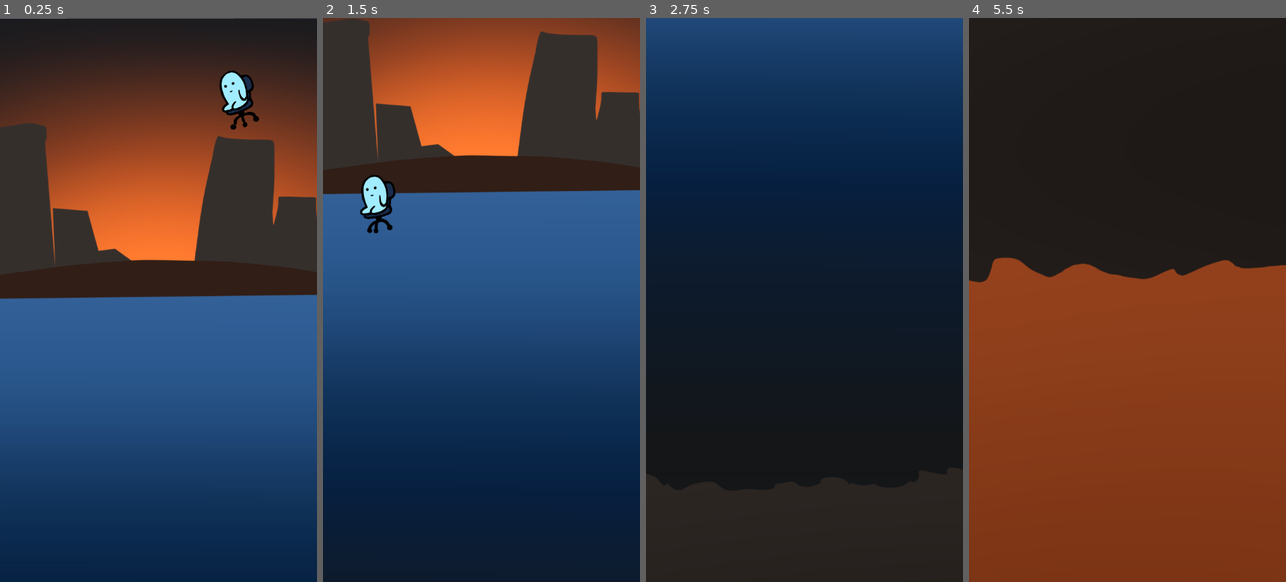
Above: before the commit, frames 1-4 (left to right).
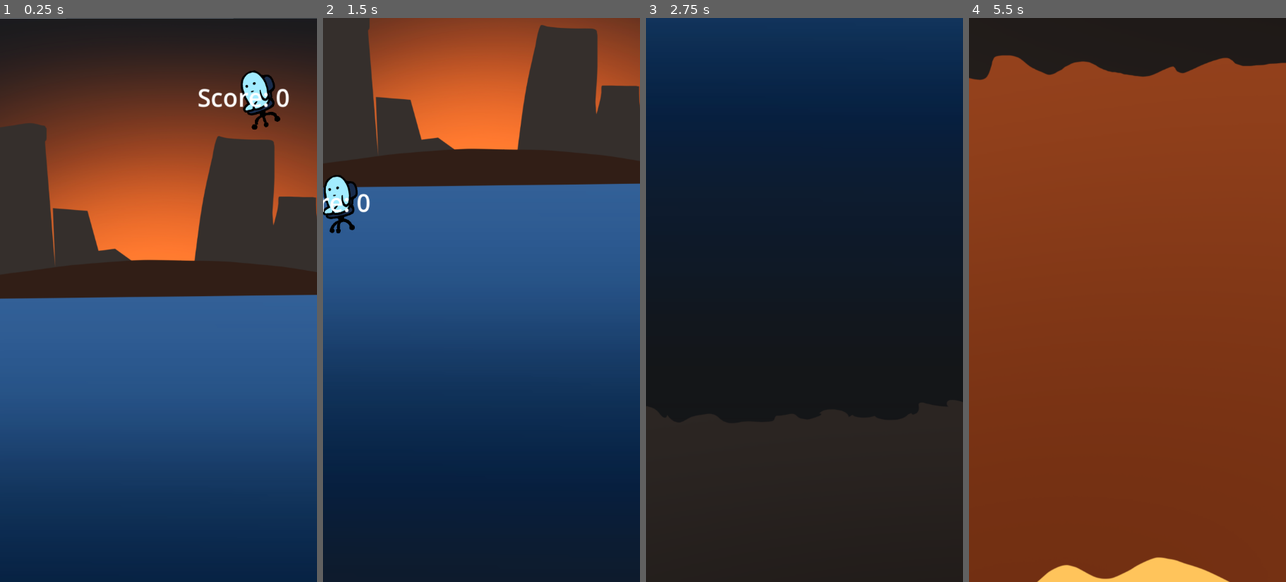
Above: after the commit, the same moments.

Repository: izzqz/to-the-core
Game: Godot game, scene res://main.tscn
The game is run twice, just before and just after one commit, with the same random seed, the same clock (stepped at 60 frames per second) and the same inputs.
Inputs:
- Up to frame 1 (0.25 s): no input
- Up to frame 2 (1.5 s): hold Space (flap) 0.53-1.28 s; tap Space (flap) at 1.35 s
- Up to frame 3 (2.75 s): tap Space (flap) at 1.52, 1.82 s; hold Space (flap) from 2.03 s (still down)
- Up to frame 4 (5.5 s): release Space (flap) at 2.78 s; tap Space (flap) at 2.85, 3.02, 3.32, 4.35, 4.52, 4.82 s; hold Space (flap) 3.53-4.28 s; hold Space (flap) from 5.03 s (still down)

The runs differ from the first frame. In frame 1, 1.5% of the frame differs, in the area x 62-92%, y 9-20%; in frame 2, 3.8%; in frame 3, 6.1%; in frame 4, 37%, in the area x 0-100%, y 6-100%.

Commit message:
Scoreboard blah blah blah bleh bleh bleh bluh bluh bluh

Diff:
--- a/main.tscn
+++ b/main.tscn
@@ -1,7 +1,11 @@
-[gd_scene load_steps=3 format=3 uid="uid://bw8x5ot16f4vr"]
+[gd_scene load_steps=5 format=3 uid="uid://bw8x5ot16f4vr"]
 
 [ext_resource type="Texture2D" uid="uid://dgfyuw5bh5ai7" path="res://assets/background.png" id="1_0xm2m"]
 [ext_resource type="PackedScene" uid="uid://cry565eg4xaqi" path="res://scenes/player.tscn" id="1_ig7tw"]
+[ext_resource type="Script" uid="uid://pg3ccvcckuel" path="res://scripts/obstacle.gd" id="2_h2yge"]
+
+[sub_resource type="RectangleShape2D" id="RectangleShape2D_0xm2m"]
+size = Vector2(392.224, 706.761)
 
 [node name="Game" type="Node2D"]
 metadata/_edit_lock_ = true
@@ -12,6 +16,14 @@
 texture = ExtResource("1_0xm2m")
 offset = Vector2(423, 4178)
 metadata/_edit_lock_ = true
+
+[node name="Area2D" type="Area2D" parent="Background" groups=["obstacle"]]
+script = ExtResource("2_h2yge")
+
+[node name="CollisionShape2D" type="CollisionShape2D" parent="Background/Area2D" groups=["obstacle"]]
+position = Vector2(69.3678, 2105.8)
+rotation = 0.685646
+shape = SubResource("RectangleShape2D_0xm2m")
 
 [node name="Player" parent="." instance=ExtResource("1_ig7tw")]
 position = Vector2(286, 96)
@@ -26,3 +38,5 @@
 limit_right = 648
 limit_smoothed = true
 position_smoothing_speed = 10.0
+
+[connection signal="area_entered" from="Background/Area2D" to="Background/Area2D" method="_on_area_entered"]
--- a/project.godot
+++ b/project.godot
@@ -15,12 +15,20 @@
 config/features=PackedStringArray("4.4", "Mobile")
 config/icon="res://icon.svg"
 
+[autoload]
+
+Global="*res://scripts/global.gd"
+
 [display]
 
 window/size/viewport_width=648
 window/size/viewport_height=1152
 window/stretch/aspect="keep_width"
 window/handheld/orientation=1
+
+[global_group]
+
+obstacle="Game over on it"
 
 [input]
 
--- /dev/null
+++ b/scenes/overlay.tscn
@@ -0,0 +1,44 @@
+[gd_scene load_steps=3 format=3 uid="uid://74dbxxifoh4v"]
+
+[sub_resource type="LabelSettings" id="LabelSettings_14nai"]
+font_size = 50
+
+[sub_resource type="GDScript" id="GDScript_r2eog"]
+script/source = "extends Label
+
+func _ready() -> void:
+	Global.score_changed.connect(_on_score_changed)
+	text = \"Score: %d\" % Global.score
+
+func _on_score_changed(new_score: int) -> void:
+	text = \"Score: %d\" % new_score
+"
+
+[node name="Overlay" type="Control"]
+layout_mode = 3
+anchors_preset = 15
+anchor_right = 1.0
+anchor_bottom = 1.0
+grow_horizontal = 2
+grow_vertical = 2
+
+[node name="Score" type="VBoxContainer" parent="."]
+layout_mode = 1
+anchors_preset = 15
+anchor_right = 1.0
+anchor_bottom = 1.0
+grow_horizontal = 2
+grow_vertical = 2
+
+[node name="MarginContainer" type="MarginContainer" parent="Score"]
+custom_minimum_size = Vector2(0, 100)
+layout_mode = 2
+
+[node name="CenterContainer" type="CenterContainer" parent="Score"]
+layout_mode = 2
+
+[node name="Score" type="Label" parent="Score/CenterContainer"]
+layout_mode = 2
+text = "123M"
+label_settings = SubResource("LabelSettings_14nai")
+script = SubResource("GDScript_r2eog")
--- a/scenes/player.tscn
+++ b/scenes/player.tscn
@@ -1,9 +1,13 @@
-[gd_scene load_steps=7 format=3 uid="uid://cry565eg4xaqi"]
+[gd_scene load_steps=9 format=3 uid="uid://cry565eg4xaqi"]
 
 [ext_resource type="Script" uid="uid://dxtj6i7m7gltf" path="res://scripts/player.gd" id="1_3vyb7"]
 [ext_resource type="Texture2D" uid="uid://cj6siiyy0e0d4" path="res://assets/player/player_frame_1.png" id="2_dqkch"]
 [ext_resource type="Texture2D" uid="uid://cst4vcdk6ll8l" path="res://assets/player/player_frame_2.png" id="3_qlg0r"]
 [ext_resource type="Texture2D" uid="uid://df31u1pdwb2a3" path="res://assets/player/player_frame_3.png" id="4_tuyoq"]
+[ext_resource type="PackedScene" uid="uid://74dbxxifoh4v" path="res://scenes/overlay.tscn" id="5_qlg0r"]
+
+[sub_resource type="CircleShape2D" id="CircleShape2D_dqkch"]
+radius = 27.0
 
 [sub_resource type="SpriteFrames" id="SpriteFrames_fjrip"]
 animations = [{
@@ -22,11 +26,15 @@
 "speed": 15.0
 }]
 
-[sub_resource type="CircleShape2D" id="CircleShape2D_dqkch"]
-radius = 27.0
+[sub_resource type="CircleShape2D" id="CircleShape2D_qlg0r"]
+radius = 28.0
 
 [node name="Player" type="CharacterBody2D"]
 script = ExtResource("1_3vyb7")
+
+[node name="Hitbox" type="CollisionShape2D" parent="."]
+position = Vector2(31, 35)
+shape = SubResource("CircleShape2D_dqkch")
 
 [node name="AnimatedSprite2D" type="AnimatedSprite2D" parent="."]
 position = Vector2(33, 55)
@@ -36,6 +44,12 @@
 frame = 2
 frame_progress = 1.0
 
-[node name="CollisionShape2D" type="CollisionShape2D" parent="."]
-position = Vector2(31, 35)
-shape = SubResource("CircleShape2D_dqkch")
+[node name="ColisionDetector" type="Area2D" parent="."]
+
+[node name="CollisionShape2D" type="CollisionShape2D" parent="ColisionDetector"]
+position = Vector2(32, 33)
+shape = SubResource("CircleShape2D_qlg0r")
+
+[node name="Overlay" parent="." instance=ExtResource("5_qlg0r")]
+
+[connection signal="area_entered" from="ColisionDetector" to="." method="_on_colision_detector_area_entered"]
--- /dev/null
+++ b/scripts/global.gd
@@ -0,0 +1,12 @@
+extends Node
+
+var score := 0
+signal score_changed(new_score: int)
+
+func add_score(amount: int) -> void:
+	score += amount
+	score_changed.emit(score)
+
+func reset_score() -> void:
+	score = 0
+	score_changed.emit(score)
--- /dev/null
+++ b/scripts/obstacle.gd
@@ -0,0 +1,4 @@
+extends Area2D
+
+func _on_area_entered(area: Area2D) -> void:
+	pass # Replace with function body.
--- /dev/null
+++ b/scripts/overlay.gd
@@ -0,0 +1,12 @@
+extends Control
+
+var score := 0
+signal score_changed(new_score: int)
+
+func add_score(amount: int) -> void:
+	score += amount
+	score_changed.emit(score)
+
+func reset_score() -> void:
+	score = 0
+	score_changed.emit(score)
--- a/scripts/player.gd
+++ b/scripts/player.gd
@@ -1,18 +1,20 @@
 extends CharacterBody2D
 
 @export var gravity: float = 400     # Adjust based on desired fall speed
-@export var move_speed: float = 300   # Horizontal movement speed
-@export var MAX_FALL_SPEED: float = 500  # Maximum falling speed
+@export var move_speed: float = 400   # Horizontal movement speed
+@export var MAX_FALL_SPEED: float = 600  # Maximum falling speed
 @export var direction_change_speed: float = 10.0  # How quickly direction changes (higher = faster)
 @export var MAX_CHANGE_SPEED: float = 1800 # Maximum speed after direction change
 @export var MIN_CHANGE_SPEED: float = 500   # Minimum speed right after direction change
 @export var speed_accel_rate: float = 1.5   # How quickly speed increases over time
-@export var time_to_max_speed: float = 1.0  # Time in seconds to reach max speed
+@export var time_to_max_speed: float = 0.5  # Time in seconds to reach max speed
 
 var target_direction: int = 1        # Target direction (1 for right, -1 for left)
 var current_direction: float = 1.0   # Current interpolated direction
 var current_speed: float = move_speed  # Current movement speed
 var direction_timer: float = 0.0     # Timer for tracking how long we've moved in same direction
+
+@onready var colision_shape: CollisionShape2D = $CollisionShape2D
 
 func _physics_process(delta: float) -> void:
 	# Apply gravity to vertical velocity with MAX_FALL_SPEED limit
@@ -49,19 +51,16 @@
 	$AnimatedSprite2D.rotation_degrees = current_direction * -20
 
 func _input(event: InputEvent) -> void:
-	# Change target direction on input
 	if event.is_action_pressed("flap"):
 		target_direction *= -1
-		# Reset timer and speed on manual direction change
 		direction_timer = 0.0
 		current_speed = MIN_CHANGE_SPEED
 
-#func _on_body_entered(body: Node) -> void:
-	## Handle collisions with obstacles
-	#if body.is_in_group("obstacle"):
-		#game_over()
-#
-#func game_over() -> void:
-	## Handle game over logic (e.g., reload scene, show menu)
-	#print("Game Over!")
-	#get_tree().reload_current_scene()
+func game_over() -> void:
+	print("Game Over!")
+
+
+func _on_colision_detector_area_entered(area: Area2D) -> void:
+	print(area)
+	if area.is_in_group("obstacle"):
+		game_over()
Not shown, added: scripts/global.gd.uid
Not shown, added: scripts/obstacle.gd.uid
Not shown, added: scripts/overlay.gd.uid
